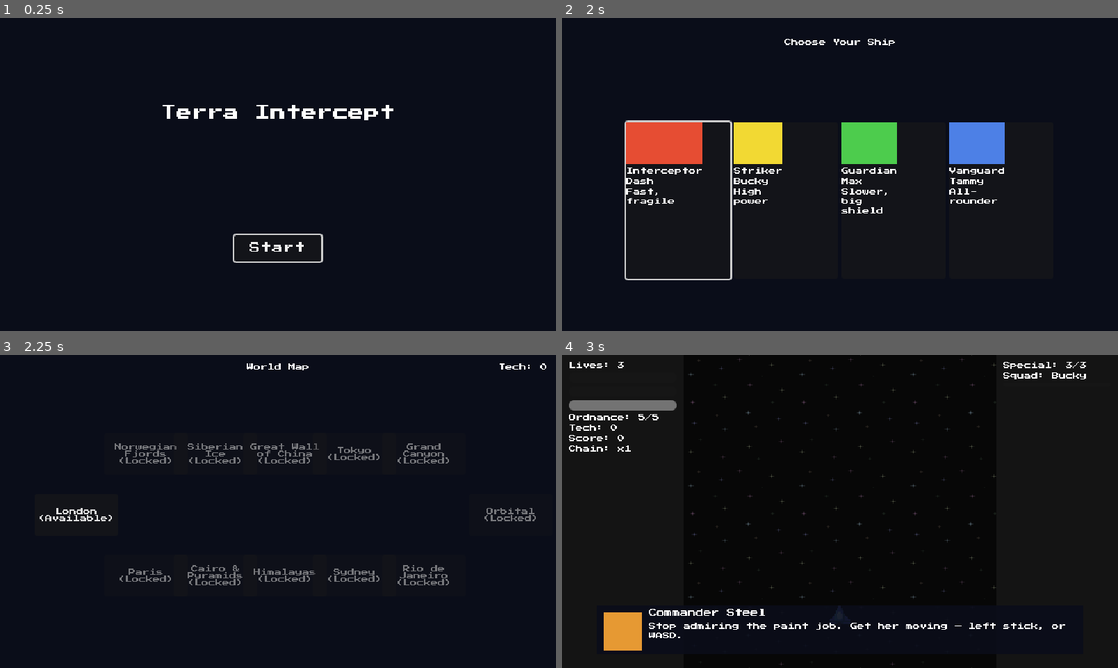
Above: before the commit, frames 1-4 (two rows, left to right).
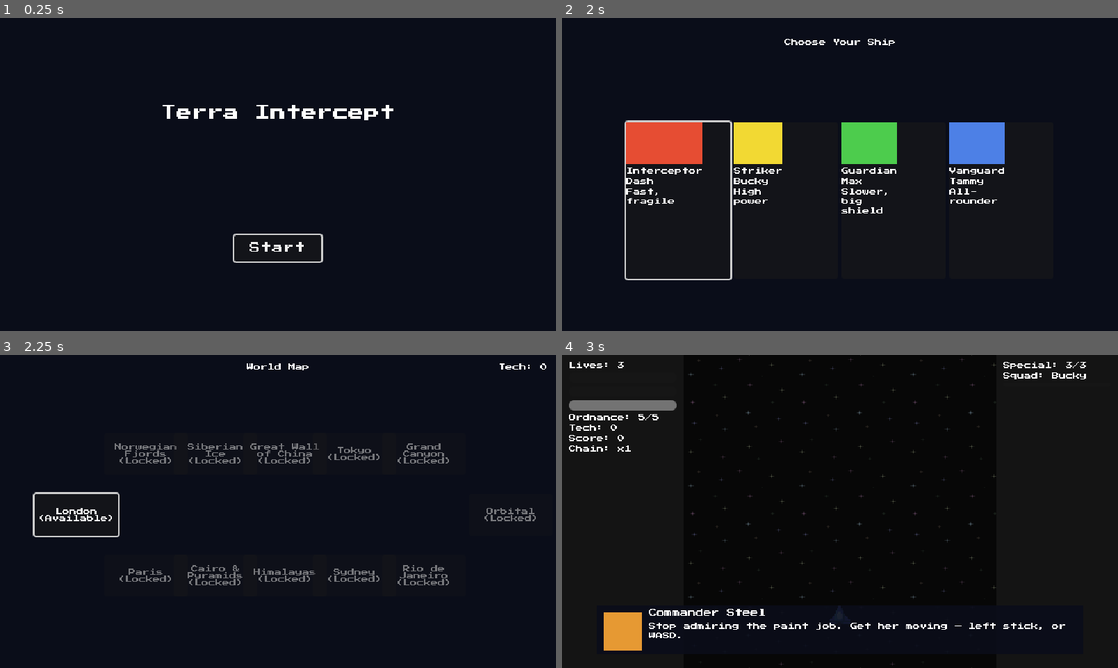
Above: after the commit, the same moments.

Repository: Funfetsunk/terra-intercept
Game: Godot game, scene res://scenes/menus/title_screen.tscn
Two runs of this game, one before a commit and one after it. Both use one fixed random seed, a clock stepped at 60 frames per second and the inputs below.
Inputs (mouse positions are in pixels of both pictures, inside the frame that each line leads up to):
- Up to frame 1 (0.25 s): no input
- Up to frame 2 (2 s): click "Start" at 0.5 s; click "Create" at 1.25 s
- Up to frame 3 (2.25 s): click (116, 536) at 2 s
- Up to frame 4 (3 s): click "London (Available)" at 2.75 s

Frames 1-2 are identical in both runs. In frame 3, 0.3% of the frame differs, in the area x 5-22%, y 43-59%; in frame 4, nothing differs.

Commit message:
Fix: pad had no way to select a map node
Map screen never grabbed focus on any node button when there was no
pending lane choice, so nothing was focused and the pad's confirm button
had nothing to activate -- worked fine with mouse, silently broken on
pad. Also locked/disabled node buttons kept Button's default focus_mode,
so pad navigation could land on a locked node even though it couldn't
be clicked.

_build_nodes() now grabs focus on the frontier node once built (unless
a lane choice is pending, which already grabs focus on North), and
locked nodes get focus_mode = FOCUS_NONE so pad nav skips them entirely.

Verified via simulate_action (p1_ordnance): launching the frontier,
choosing a lane, and dismissing the "Coming soon" overlay all now work
by pad, with focus correctly landing on the new frontier after a lane
choice.

Co-Authored-By: Claude Sonnet 5 <noreply@anthropic.com>
Claude-Session: https://claude.ai/code/session_01RV6NjfYkb9ah9RXEg66au1

Diff:
--- a/scenes/menus/map_node_button.gd
+++ b/scenes/menus/map_node_button.gd
@@ -9,6 +9,7 @@
 	node_data = data
 	text = label_text
 	disabled = not is_enabled
+	focus_mode = Control.FOCUS_ALL if is_enabled else Control.FOCUS_NONE
 	if not pressed.is_connected(_on_pressed):
 		pressed.connect(_on_pressed)
 
--- a/scenes/menus/map_screen.gd
+++ b/scenes/menus/map_screen.gd
@@ -37,6 +37,7 @@
 func _build_nodes() -> void:
 	for child: Node in _node_container.get_children():
 		child.queue_free()
+	var frontier_button: MapNodeButton = null
 	for map_node: MapNodeData in _game_state.all_map_nodes:
 		var is_completed: bool = _game_state.completed_missions.has(map_node.id)
 		var is_frontier: bool = map_node.column == _game_state.current_column and (map_node.lane.is_empty() or map_node.lane == _game_state.current_lane)
@@ -52,6 +53,10 @@
 		button.position = Vector2(COLUMN_X[map_node.column], y)
 		button.setup(map_node, "%s\n(%s)" % [map_node.display_name, state_text], is_enabled)
 		button.activated.connect(_on_node_activated)
+		if is_frontier:
+			frontier_button = button
+	if frontier_button != null and not _game_state.pending_lane_choice:
+		frontier_button.grab_focus()
 
 func _on_node_activated(node_data: Resource) -> void:
 	var map_node: MapNodeData = node_data as MapNodeData
Not shown, changed: CLAUDE.md
